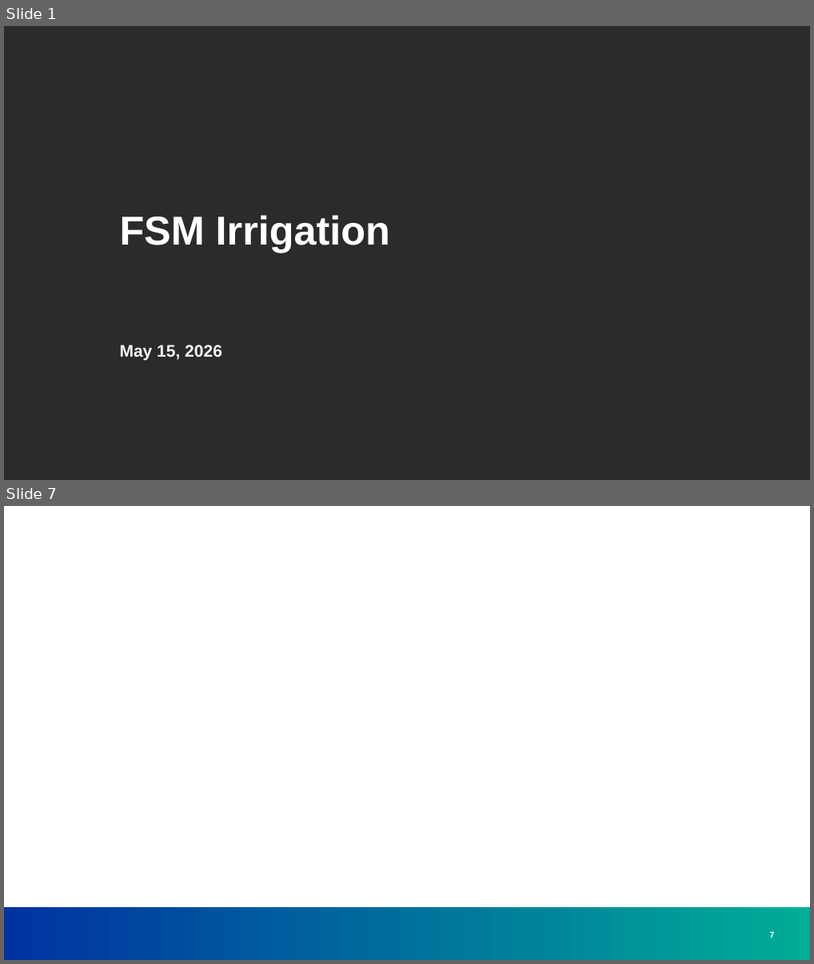
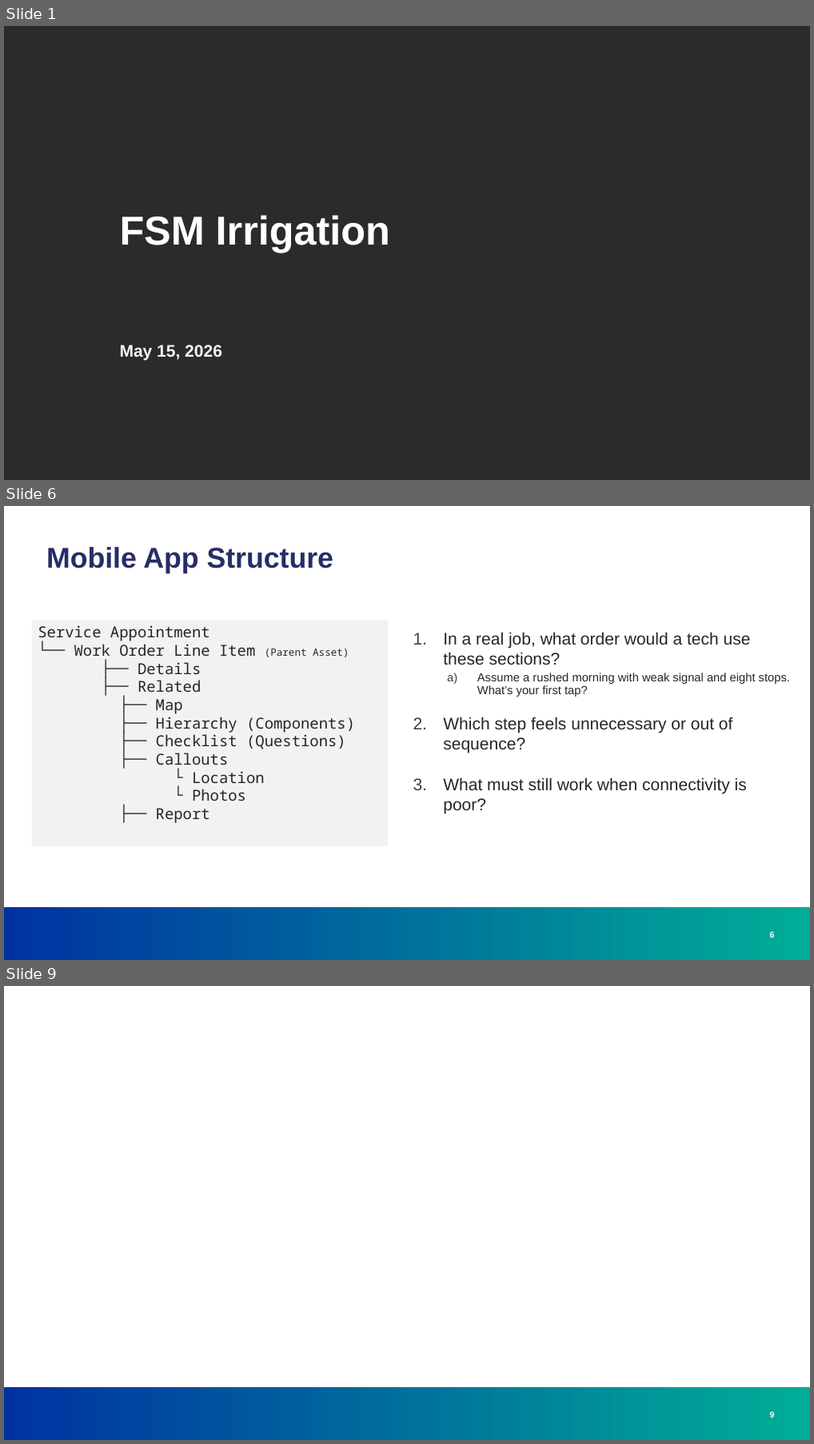
Before and after one commit to greg-e/irrigation, a slide deck: fsm_irrigation.pptx. Shown one above the other, each under a label of ours: slides 1 and 7 before the commit, slides 1, 6 and 9 after it; the slides between them are not shown. The pictures are 814x964 and 814x1444 pixels, drawn with LibreOffice and Linux fonts; fonts in the diff are those of the drawing; background and template pictures are left out; a plain dark background stands for a picture behind light text. Boxes give left, top, right and bottom in pixels: in the first picture for what was removed or moved away, otherwise in the second. Text is boxed around its words. In the diff, an @@ line names an element or a change of style, - is before the commit and + after.

```diff
--- a/fsm_irrigation.pptx
+++ b/fsm_irrigation.pptx
@@ slide 6 added at box(4, 506, 810, 960), background #FFFFFF; not listed: 1 template element that a slide beside it also shows @@
@@ title added at box(46, 547, 334, 573), 34 pt, text #272D67, bold @@
+Mobile App Structure
@@ rectangle added at box(32, 620, 388, 846), fill #F2F2F2, 18 pt, text #252525 @@
+Service Appointment
+└── Work Order Line Item (Parent Asset)
+├── Details
+├── Related
+├── Map
+├── Hierarchy (Components)
+├── Checklist (Questions)
+├── Callouts
+└ Location
+└ Photos
+├── Report
@@ text added at box(443, 632, 790, 813), 20 pt, text #252525 @@
+1. In a real job, what order would a tech use these sections?
+  a) Assume a rushed morning with weak signal and eight stops. What’s your first tap?
+2. Which step feels unnecessary or out of sequence?
+3. What must still work when connectivity is poor?
@@ page number added at box(770, 931, 775, 937), 10 pt, text #FFFFFF, bold @@
+6
@@ what was slide 7 is now slide 9 @@
@@ page number at box(770, 1411, 775, 1417): text changed @@
-7
+9
```
Also in this commit, not shown: 2 slides changed, 4 other slides added, 5 slides removed, 10 other files.
